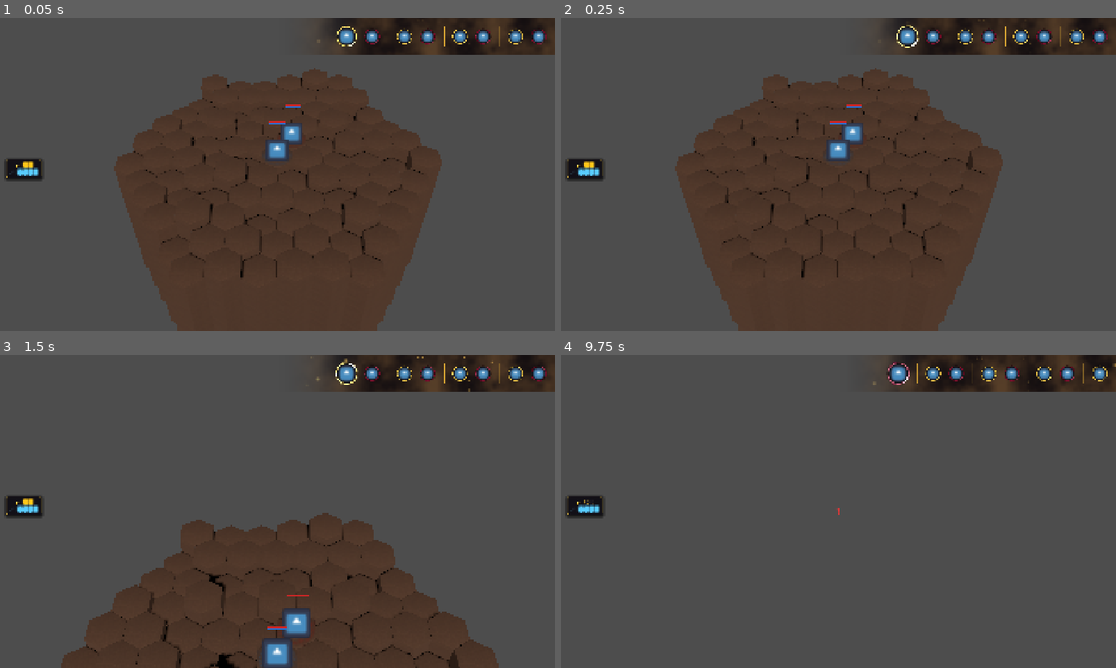
Above: before the commit, frames 1-4 (two rows, left to right).
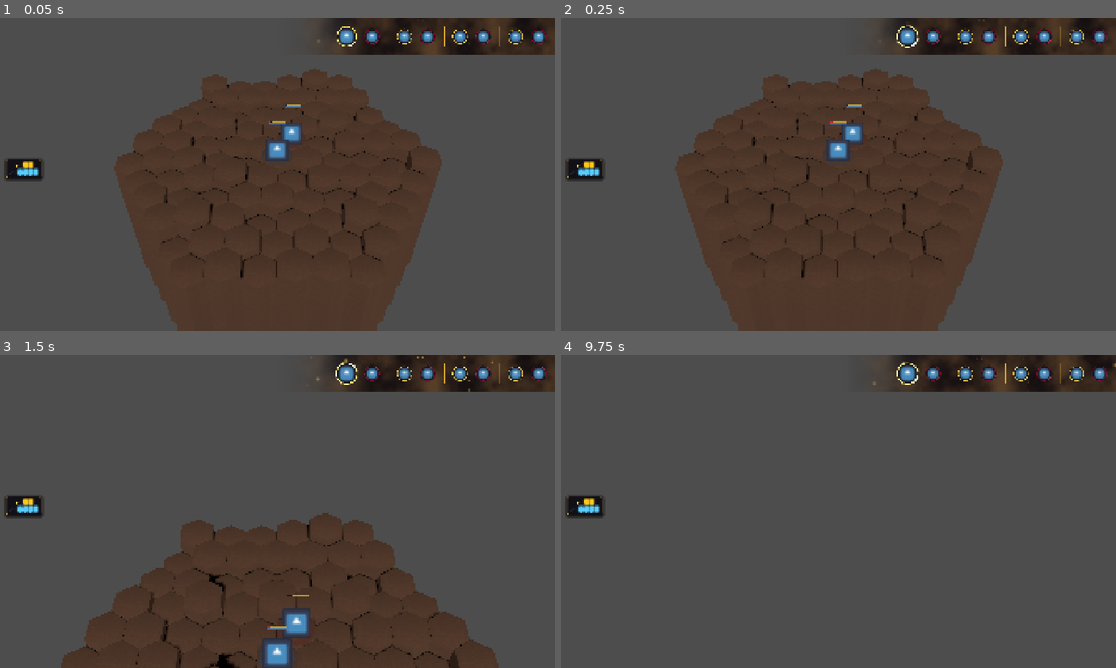
Above: after the commit, the same moments.

Repository: Kobraxos/Mythologia
Game: Godot game, scene res://levels/test_room/test_level.tscn
The game is run twice, just before and just after one commit, with the same random seed, the same clock (stepped at 60 frames per second) and the same inputs. The project has no main scene, so this scene is started directly. The engine's default icon, where the game draws it, is replaced by a stand-in: a white triangle on a blue panel in a dark square.
Inputs (mouse positions are in pixels of both pictures, inside the frame that each line leads up to):
- Up to frame 1 (0.05 s): no input
- Up to frame 2 (0.25 s): no input
- Up to frame 3 (1.5 s): tap Enter at 0.5 s; move the mouse to (399, 495) at 0.52 s; hold Up (ui_up) 0.53-1.28 s; tap S (camera_backward) at 0.6 s; move the mouse to (166, 527) at 1.27 s; tap W (camera_forward) at 1.35 s
- Up to frame 4 (9.75 s): move the mouse to (894, 442) at 2.02 s; hold Up (ui_up) 2.03-3.53 s; tap A (camera_left) at 2.1 s; move the mouse to (810, 574) at 2.77 s; tap D (camera_right) at 2.85 s; tap R (camera_reset) every 0.75 s from 3.5 to 6.5 s; move the mouse to (1005, 558) at 3.52 s; tap Q (camera_rotate_left) at 3.6 s; move the mouse to (672, 464) at 4.27 s; tap E (camera_rotate_right) at 4.35 s; move the mouse to (866, 511) at 5.02 s; hold Mouse wheel up (camera_zoom_in) 5.03-5.78 s; move the mouse to (755, 433) at 5.77 s; hold Up (ui_up) 5.78-8.03 s; tap Mouse wheel down (camera_zoom_out) at 5.85 s; move the mouse to (960, 495) at 6.52 s; press the mouse at (960, 495) at 6.53 s; move the mouse to (727, 527) at 7.27 s; release the mouse at (727, 527) at 7.28 s; tap Space (tactical_end_turn) at 7.35 s; move the mouse to (894, 442) at 8.02 s; hold , (tactical_move) 8.03-8.78 s; move the mouse to (810, 574) at 8.77 s; tap S (camera_backward) at 8.85 s; move the mouse to (1005, 558) at 9.52 s; hold Up (ui_up) from 9.53 s (still down); tap W (camera_forward) at 9.6 s

The runs differ from the first frame. In frame 1, less than 0.1% of the frame differs, in the area x 48-55%, y 27-34%; in frame 2, less than 0.1%; in frame 3, less than 0.1%; in frame 4, 1.0%, in the area x 4-99%, y 2-52%.

Commit message:
feat: implement stat management component and unit overlay UI with depth-based scaling

Diff:
--- a/data/skills/attacks/frappe_basique.tres
+++ b/data/skills/attacks/frappe_basique.tres
@@ -8,5 +8,4 @@
 id = &"frappe_basique"
 skill_name = "Frappe Héroïque"
 description = "Une attaque de mêlée basique qui inflige des dégâts physiques à un ennemi."
-hit_count = 3
 metadata/_custom_type_script = "uid://eceh4kcvv4yn"
--- a/data/units/heroes/base_unit_stats.tres
+++ b/data/units/heroes/base_unit_stats.tres
@@ -18,7 +18,7 @@
 rarity = 2
 initiative = 6
 max_health = 25
-max_shield = 5
+max_shield = 100
 hp_regen_per_turn = 5
 max_mana = 20
 mana_regen_per_turn = 2
--- a/entities/components/health_component.gd
+++ b/entities/components/health_component.gd
@@ -3,38 +3,73 @@
 
 # SIGNALS
 signal health_changed(current: int, max_health: int)
+signal shield_changed(current: int, max_shield: int)
 
 # EXPORTS
-## Référence au gestionnaire de statistiques pour lire hp_regen modifié par les buffs.
+## Référence au gestionnaire de statistiques pour lire hp_regen/max_shield modifiés par les buffs.
 @export var stat_manager: StatManagerComponent
 
 # PRIVATE VARIABLES
 var _stats: UnitStats
 var _current_health: int = 0
+var _current_shield: int = 0
+var _max_shield: int = 0
 var _is_dead: bool = false
 
-# PUBLIC FUNCTIONS
+# ─────────────────────────────────────────────
+# PUBLIC API — Initialisation
+# ─────────────────────────────────────────────
+
 func initialize(stats: UnitStats) -> void:
 	_stats = stats
 	_current_health = _stats.max_health
+
+	# Style Protoss : l'unité spawne avec son bouclier à plein.
+	_max_shield = _stats.max_shield
+	_current_shield = _max_shield
+
 	health_changed.emit(_current_health, _stats.max_health)
+	if _max_shield > 0:
+		shield_changed.emit(_current_shield, _max_shield)
 
-# PUBLIC FUNCTIONS
-func take_damage(amount: int) -> void:
+# ─────────────────────────────────────────────
+# PUBLIC API — Dégâts
+# ─────────────────────────────────────────────
+
+## bypass_shield = true pour les dégâts "purs" (poison, DoT, dégâts ignores-bouclier).
+func take_damage(amount: int, bypass_shield: bool = false) -> void:
 	if _is_dead or amount <= 0:
 		return
 
-	_current_health -= amount
+	var remaining: int = amount
+
+	# 1. Absorption par le bouclier (sauf si bypass_shield)
+	if not bypass_shield and _current_shield > 0:
+		var absorbed: int = mini(remaining, _current_shield)
+		_current_shield -= absorbed
+		remaining -= absorbed
+
+		shield_changed.emit(_current_shield, _max_shield)
+		_emit_visual_shield_update()
+
+		# Événement "Shield Break" : déclenche VFX / son de brisure.
+		if _current_shield == 0:
+			if CombatEvents.has_user_signal("visual_shield_broken"):
+				CombatEvents.emit_signal("visual_shield_broken", get_parent())
+
+	# 2. L'overflow (ou la totalité si bypass) frappe les HP.
+	if remaining <= 0:
+		return
+
+	_current_health -= remaining
 
 	if _current_health <= 0:
 		# AAA : Vérification de la prévention de mort AVANT de déclarer le décès.
-		# Le composant interroge son parent (l'Unité) via duck-typing.
 		var parent: Node = get_parent()
 		if parent and parent.get("status_receiver") != null:
 			var sr: StatusReceiverComponent = parent.status_receiver
 			var prevent_data: StatusEffectData = sr.consume_death_prevent()
 			if prevent_data:
-				# Le bouclier est consommé — l'unité survit à la valeur configurée.
 				_current_health = clampi(prevent_data.set_health_on_prevent, 1, _stats.max_health)
 				health_changed.emit(_current_health, _stats.max_health)
 				return # Mort évitée, on s'arrête ici.
@@ -45,29 +80,53 @@
 	health_changed.emit(_current_health, _stats.max_health)
 
 	if _is_dead:
-		# AAA : Annonce globale de la mort pour la Grille et le TurnManager
+		# AAA : Annonce globale de la mort pour la Grille et le TurnManager.
 		CombatEvents.unit_died.emit(get_parent() as Unit)
+
+# ─────────────────────────────────────────────
+# PUBLIC API — Soins & Restauration
+# ─────────────────────────────────────────────
 
 func heal(amount: int) -> void:
 	if _is_dead or amount <= 0:
 		return
 
-	_current_health += amount
-	if _current_health > _stats.max_health:
-		_current_health = _stats.max_health
+	_current_health = mini(_current_health + amount, _stats.max_health)
 
 	health_changed.emit(_current_health, _stats.max_health)
 	# Notifie le Séquenceur Visuel pour déclencher le tween animé de la barre de vie.
 	if CombatEvents.has_user_signal("visual_health_updated"):
 		CombatEvents.emit_signal("visual_health_updated", get_parent(), _current_health, _stats.max_health)
 
+## Restaure le bouclier (par une compétence ou un statut). Plafonné à _max_shield.
+func restore_shield(amount: int) -> void:
+	if _is_dead or amount <= 0 or _max_shield <= 0:
+		return
+
+	_current_shield = mini(_current_shield + amount, _max_shield)
+
+	shield_changed.emit(_current_shield, _max_shield)
+	_emit_visual_shield_update()
+
+# ─────────────────────────────────────────────
+# PUBLIC API — Getters
+# ─────────────────────────────────────────────
+
 func get_current_health() -> int:
 	return _current_health
 
 func get_max_health() -> int:
-	if _stats:
-		return _stats.max_health
-	return 1
+	return _stats.max_health if _stats else 1
+
+func get_current_shield() -> int:
+	return _current_shield
+
+func get_max_shield() -> int:
+	return _max_shield
+
+# ─────────────────────────────────────────────
+# TICK — Régénération de base
+# ─────────────────────────────────────────────
 
 ## TICK ORDER (DÉBUT) : Applique la régénération de HP de base au début du tour.
 ## Consulte le StatManager pour prendre en compte les buffs/debuffs actifs.
@@ -84,3 +143,12 @@
 
 	if regen_amount > 0:
 		heal(regen_amount)
+
+# ─────────────────────────────────────────────
+# PRIVATE FUNCTIONS
+# ─────────────────────────────────────────────
+
+## Notifie le bus visuel du nouvel état du bouclier pour déclencher le tween UI.
+func _emit_visual_shield_update() -> void:
+	if CombatEvents.has_user_signal("visual_shield_updated"):
+		CombatEvents.emit_signal("visual_shield_updated", get_parent(), _current_shield, _max_shield, _current_health, _stats.max_health)
--- a/entities/components/stat_manager_component.gd
+++ b/entities/components/stat_manager_component.gd
@@ -8,6 +8,7 @@
 # ENUMS
 enum StatType {
 	MAX_HEALTH,
+	MAX_SHIELD,
 	MAX_MANA,
 	HP_REGEN,
 	MANA_REGEN,
@@ -85,6 +86,8 @@
 	match stat:
 		StatType.MAX_HEALTH:
 			return float(_base_stats.max_health)
+		StatType.MAX_SHIELD:
+			return float(_base_stats.max_shield)
 		StatType.MAX_MANA:
 			return float(_base_stats.max_mana)
 		StatType.HP_REGEN:
--- a/ui/unit_overlay/unit_overlay.gd
+++ b/ui/unit_overlay/unit_overlay.gd
@@ -2,6 +2,7 @@
 extends Control
 
 @export var hp_bar: ProgressBar
+@export var shield_rect: ColorRect
 @export var mana_bar: ProgressBar
 
 @export_category("Depth Scaling")
@@ -20,6 +21,7 @@
 var _camera: Camera3D
 var _hp_tween: Tween
 var _mana_tween: Tween
+var _shield_tween: Tween
 var _is_initialized: bool = false
 var _health_initialized: bool = false
 
@@ -75,13 +77,35 @@
 		])
 	CombatEvents.connect("visual_health_updated", _on_visual_health_updated)
 
+	# Connexion au Séquenceur Visuel du Bouclier
+	if not CombatEvents.has_user_signal("visual_shield_updated"):
+		CombatEvents.add_user_signal("visual_shield_updated", [
+			{"name": "target", "type": TYPE_OBJECT},
+			{"name": "current_shield", "type": TYPE_INT},
+			{"name": "max_shield", "type": TYPE_INT},
+			{"name": "current_hp", "type": TYPE_INT},
+			{"name": "max_hp", "type": TYPE_INT}
+		])
+	CombatEvents.connect("visual_shield_updated", _on_visual_shield_updated)
+
+	# Enregistrement de l'événement Shield Break (pour VFX futurs)
+	if not CombatEvents.has_user_signal("visual_shield_broken"):
+		CombatEvents.add_user_signal("visual_shield_broken", [
+			{"name": "target", "type": TYPE_OBJECT}
+		])
+
 	if _target.health_component:
 		if _target.health_component.has_signal("health_changed"):
 			_target.health_component.connect("health_changed", _on_health_changed)
+		if _target.health_component.has_signal("shield_changed"):
+			_target.health_component.connect("shield_changed", _on_shield_changed)
 
 		# Initialisation immédiate (État de base)
 		if _target.health_component.has_method("get_current_health") and _target.health_component.has_method("get_max_health"):
 			_on_health_changed(_target.health_component.get_current_health(), _target.health_component.get_max_health())
+		# Différer la position de ShieldRect : hp_bar.size n'est pas encore calculé à ce stade.
+		if _target.health_component.get_max_shield() > 0:
+			call_deferred("_deferred_init_shield")
 
 	# AAA UX : Branchement dynamique au composant d'économie pour le Mana
 	if _target.action_economy:
@@ -131,22 +155,79 @@
 		position = _camera.unproject_position(world_pos) - (size / 2.0)
 
 func _on_health_changed(current: int, max_val: int) -> void:
-	if hp_bar:
-		# AAA : Filtre intelligent. On SNAP instantanément UNIQUEMENT lors de l'initialisation ou d'un buff de Max HP.
-		# Les dégâts purs (même max_val) sont silencieusement ignorés pour laisser le Séquenceur faire son Tween.
-		if not _health_initialized or hp_bar.max_value != max_val:
-			hp_bar.max_value = max_val
-			hp_bar.value = current
-			_health_initialized = true
+	# Délègue à _update_shield_rect qui gère l'échelle totale HP+Shield et le snap initial.
+	if is_instance_valid(_target) and _target.health_component:
+		_update_shield_rect(
+			_target.health_component.get_current_shield(),
+			_target.health_component.get_max_shield(),
+			current, max_val
+		)
+	_health_initialized = true
+
+func _on_shield_changed(current_shield: int, max_shield: int) -> void:
+	if not is_instance_valid(_target) or not _target.health_component:
+		return
+	_update_shield_rect(
+		current_shield, max_shield,
+		_target.health_component.get_current_health(),
+		_target.health_component.get_max_health()
+	)
+
+func _on_visual_shield_updated(target: Node3D, current_shield: int, max_shield: int, current_hp: int, max_hp: int) -> void:
+	if target != _target:
+		return
+	_update_shield_rect(current_shield, max_shield, current_hp, max_hp)
+
+## Positionne la ShieldRect et met à jour l'échelle de la HPBar.
+## L'échelle totale est max_hp + max_shield : la barre représente la survie totale de l'unité.
+func _update_shield_rect(current_shield: int, max_shield: int, current_hp: int, max_hp: int) -> void:
+	if not hp_bar or max_hp <= 0:
+		return
+
+	# L'échelle totale fait de la place au bouclier, même si les HP sont pleins.
+	var total_max: int = max_hp + max_shield if max_shield > 0 else max_hp
+	hp_bar.max_value = float(total_max)
+
+	# Snap initial : avant le premier tween, on force la valeur correcte.
+	if not _health_initialized:
+		hp_bar.value = float(current_hp)
+
+	if shield_rect:
+		var bar_width: float = hp_bar.size.x
+		if bar_width <= 0.0:
+			return # Pas encore rendu — _deferred_init_shield repassera.
+
+		var hp_ratio: float = clampf(float(current_hp) / float(total_max), 0.0, 1.0)
+		var shield_ratio: float = clampf(float(current_shield) / float(total_max), 0.0, 1.0)
+
+		shield_rect.position.x = bar_width * hp_ratio
+		shield_rect.size.x = clampf(bar_width * shield_ratio, 0.0, bar_width * (1.0 - hp_ratio))
+		shield_rect.size.y = hp_bar.size.y
+		shield_rect.visible = (current_shield > 0 and shield_rect.size.x > 0.5)
+
+func _deferred_init_shield() -> void:
+	if not is_instance_valid(_target) or not _target.health_component:
+		return
+	_update_shield_rect(
+		_target.health_component.get_current_shield(),
+		_target.health_component.get_max_shield(),
+		_target.health_component.get_current_health(),
+		_target.health_component.get_max_health()
+	)
 
 func _on_visual_health_updated(target: Node3D, current: int, max_val: int) -> void:
 	if target != _target: return
 
 	if hp_bar:
-		hp_bar.max_value = max_val
+		# Recalcule le total pour garder la même échelle que _update_shield_rect.
+		var max_shield: int = 0
+		if is_instance_valid(_target) and _target.health_component:
+			max_shield = _target.health_component.get_max_shield()
+		var total_max: int = max_val + max_shield if max_shield > 0 else max_val
+		hp_bar.max_value = float(total_max)
 		if _hp_tween and _hp_tween.is_valid():
 			_hp_tween.kill()
-		# Tween AAA : Décélération cubique strictement ordonnée par le Séquenceur
+		# Tween AAA : Décélération cubique strictement ordonnée par le Séquenceur.
 		_hp_tween = create_tween().set_trans(Tween.TRANS_CUBIC).set_ease(Tween.EASE_OUT)
 		_hp_tween.tween_property(hp_bar, "value", float(current), 0.3)
 
--- a/ui/unit_overlay/unit_overlay.tscn
+++ b/ui/unit_overlay/unit_overlay.tscn
@@ -2,7 +2,7 @@
 
 [ext_resource type="Script" path="res://ui/unit_overlay/unit_overlay.gd" id="1_uo"]
 
-[node name="UnitOverlay" type="Control" node_paths=PackedStringArray("hp_bar", "mana_bar")]
+[node name="UnitOverlay" type="Control" node_paths=PackedStringArray("hp_bar", "shield_rect", "mana_bar")]
 layout_mode = 3
 anchors_preset = 8
 anchor_left = 0.5
@@ -16,7 +16,8 @@
 grow_horizontal = 2
 grow_vertical = 2
 script = ExtResource("1_uo")
-hp_bar = NodePath("VBoxContainer/HPBar")
+hp_bar = NodePath("VBoxContainer/HealthContainer/HPBar")
+shield_rect = NodePath("VBoxContainer/HealthContainer/ShieldRect")
 mana_bar = NodePath("VBoxContainer/ManaBar")
 
 [node name="VBoxContainer" type="VBoxContainer" parent="."]
@@ -29,11 +30,26 @@
 alignment = 2
 theme_override_constants/separation = 2
 
-[node name="HPBar" type="ProgressBar" parent="VBoxContainer"]
+[node name="HealthContainer" type="Control" parent="VBoxContainer"]
 custom_minimum_size = Vector2(100, 8)
 layout_mode = 2
+
+[node name="HPBar" type="ProgressBar" parent="VBoxContainer/HealthContainer"]
+layout_mode = 1
+anchors_preset = 15
+anchor_right = 1.0
+anchor_bottom = 1.0
+grow_horizontal = 2
+grow_vertical = 2
 value = 50.0
 show_percentage = false
+
+[node name="ShieldRect" type="ColorRect" parent="VBoxContainer/HealthContainer"]
+layout_mode = 0
+offset_right = 0.0
+offset_bottom = 8.0
+color = Color(0.831, 0.686, 0.216, 0.85)
+visible = false
 
 [node name="ManaBar" type="ProgressBar" parent="VBoxContainer"]
 custom_minimum_size = Vector2(100, 6)
